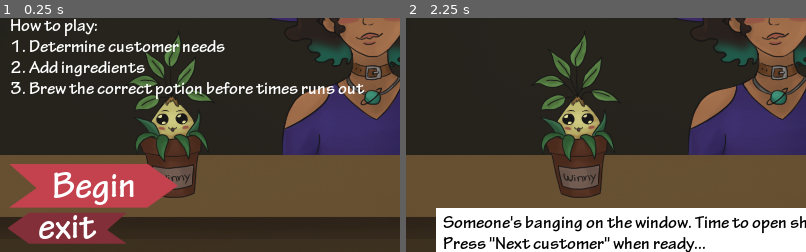
Above: before the commit, frames 1-2 (left to right).
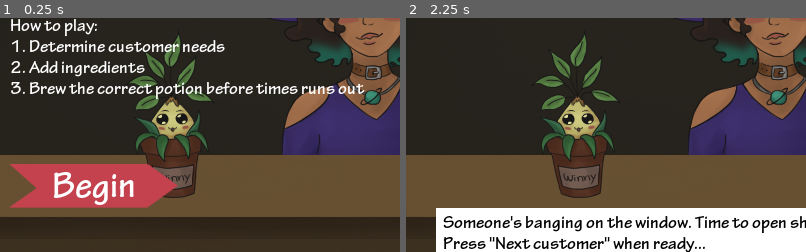
Above: after the commit, the same moments.

Repository: organicpencil/godot-wild-3
Game: Godot game, scene res://start.tscn
The game is run twice, just before and just after one commit, with the same random seed, the same clock (stepped at 60 frames per second) and the same inputs. The engine's default icon, where the game draws it, is replaced by a stand-in: a white triangle on a blue panel in a dark square.
Inputs (mouse positions are % of the whole screen's width and height, from its top left):
- Up to frame 1 (0.25 s): no input
- Up to frame 2 (2.25 s): click (32, 10) at 0.52 s; click "Audio" at 1.25 s; click "Begin" at 2 s
The pictures show only the part of the screen within x 4-54%, y 42-92%; the shares and areas given below are measured in that part.

The runs differ from the first frame. In frame 1, 3.3% of the frame differs, in the area x 2-32%, y 83-97%; in frame 2, nothing differs.
Error after the commit: Attempt to call function 'connect' in base 'null instance' on a null instance. (res://start.gd:7)

Commit message:
HTML: Delete exit button

Diff:
--- a/project/start.tscn
+++ b/project/start.tscn
@@ -17,10 +17,8 @@
 [ext_resource path="res://beginButtonHover.png" type="Texture" id=15]
 [ext_resource path="res://audio/clicker.tscn" type="PackedScene" id=16]
 [ext_resource path="res://title_font.tres" type="DynamicFont" id=17]
-[ext_resource path="res://exitButton.png" type="Texture" id=18]
-[ext_resource path="res://exitButtonHover.png" type="Texture" id=19]
-[ext_resource path="res://menu/audio_button.tscn" type="PackedScene" id=20]
-[ext_resource path="res://shop/shop.tscn" type="PackedScene" id=21]
+[ext_resource path="res://menu/audio_button.tscn" type="PackedScene" id=18]
+[ext_resource path="res://shop/shop.tscn" type="PackedScene" id=19]
 
 [node name="Start" type="Control"]
 anchor_left = 0.0
@@ -139,7 +137,6 @@
 size_flags_vertical = 1
 
 [node name="Menu" type="Control" parent="."]
-editor/display_folded = true
 anchor_left = 0.0
 anchor_top = 0.0
 anchor_right = 1.0
@@ -246,62 +243,13 @@
 lines_skipped = 0
 max_lines_visible = -1
 
-[node name="Exit" type="TextureButton" parent="Menu"]
-anchor_left = 0.0
-anchor_top = 0.5
-anchor_right = 0.0
-anchor_bottom = 0.5
-margin_left = 50.0
-margin_top = 202.0
-margin_right = 247.0
-margin_bottom = 252.0
-rect_pivot_offset = Vector2( 0, 0 )
-rect_clip_content = false
-focus_mode = 2
-mouse_filter = 0
-mouse_default_cursor_shape = 0
-size_flags_horizontal = 1
-size_flags_vertical = 1
-toggle_mode = false
-enabled_focus_mode = 2
-shortcut = null
-group = null
-texture_normal = ExtResource( 18 )
-texture_hover = ExtResource( 19 )
-__meta__ = {
-"_edit_group_": true
-}
-
-[node name="Label" type="Label" parent="Menu/Exit"]
-anchor_left = 0.0
-anchor_top = 0.0
-anchor_right = 0.0
-anchor_bottom = 0.0
-margin_left = 6.0
-margin_top = -1.0
-margin_right = 147.0
-margin_bottom = 48.0
-rect_pivot_offset = Vector2( 0, 0 )
-rect_clip_content = false
-mouse_filter = 2
-mouse_default_cursor_shape = 0
-size_flags_horizontal = 1
-size_flags_vertical = 4
-custom_fonts/font = ExtResource( 17 )
-text = "exit"
-align = 1
-valign = 2
-percent_visible = 1.0
-lines_skipped = 0
-max_lines_visible = -1
-
-[node name="AudioButton" parent="Menu" instance=ExtResource( 20 )]
+[node name="AudioButton" parent="Menu" instance=ExtResource( 18 )]
 anchor_left = 1.0
 anchor_right = 1.0
 margin_left = -117.0
 margin_right = 0.0
 
-[node name="Shop" parent="." instance=ExtResource( 21 )]
+[node name="Shop" parent="." instance=ExtResource( 19 )]
 visible = false
 potion_sprite = NodePath("../Background/Potion")
 stop_hover = NodePath("../StopHover")
Not shown: 1 places in project/start.tscn that only renumber resources
